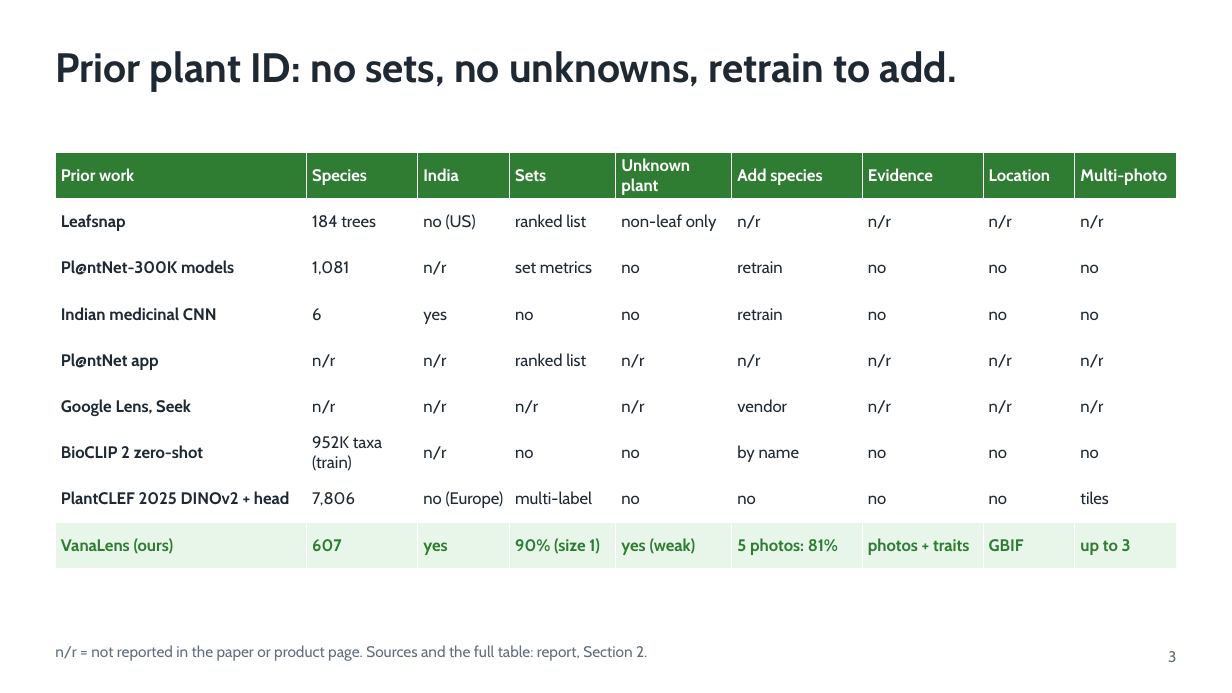
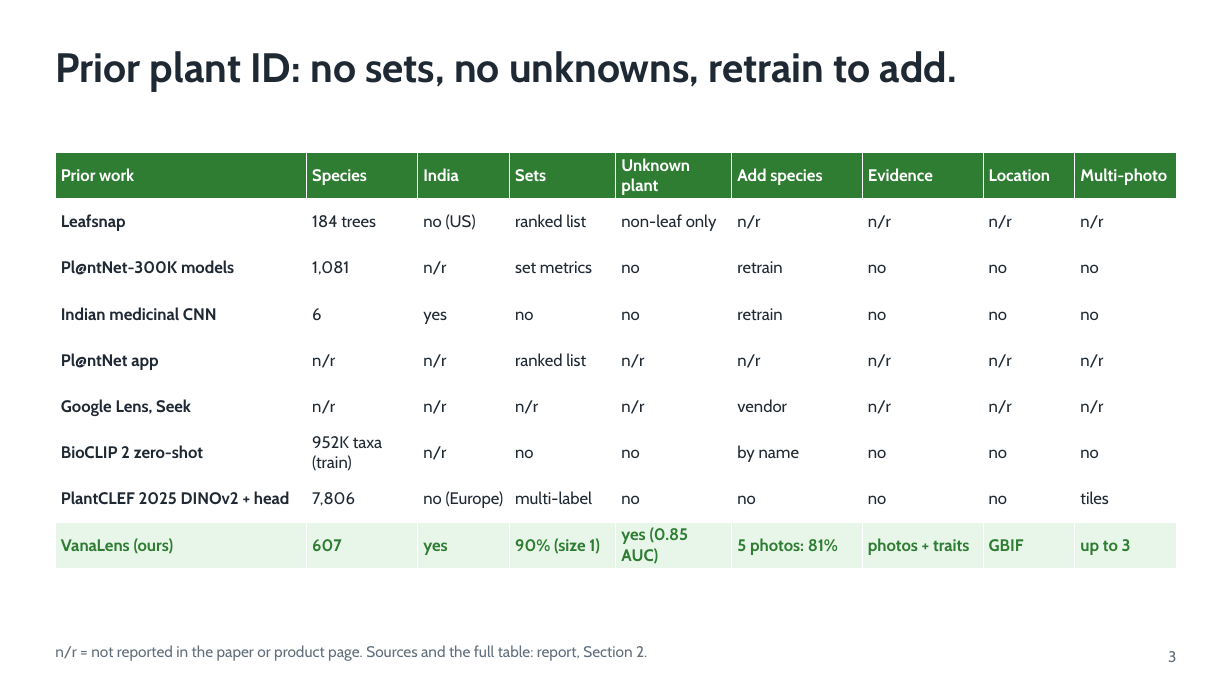
Before and after one commit to shadowBit01/Plant-Classifier-model, a slide deck: slide 3 of pitch/VanaLens.pptx. Drawn at 1232x693 pixels with LibreOffice and Linux fonts; fonts in the diff are those of the drawing. Boxes give left, top, right and bottom in pixels: in the first picture for what was removed or moved away, otherwise in the second. Text is boxed around its words. In the diff, an @@ line names an element or a change of style, - is before the commit and + after.

```diff
--- a/pitch/VanaLens.pptx
+++ b/pitch/VanaLens.pptx
@@ table at (x1=55, y1=152, x2=1177, y2=568) @@
-row 9, column 5: yes (weak)
+row 9, column 5: yes (0.85 AUC)
```
Also in this commit, not shown: 8 other slides changed, 17 other files.
